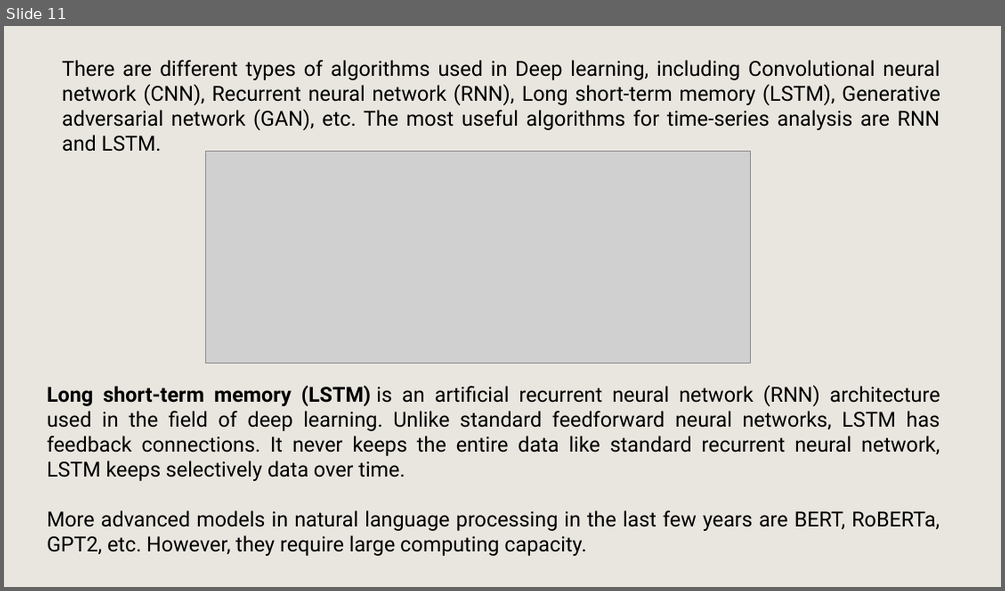
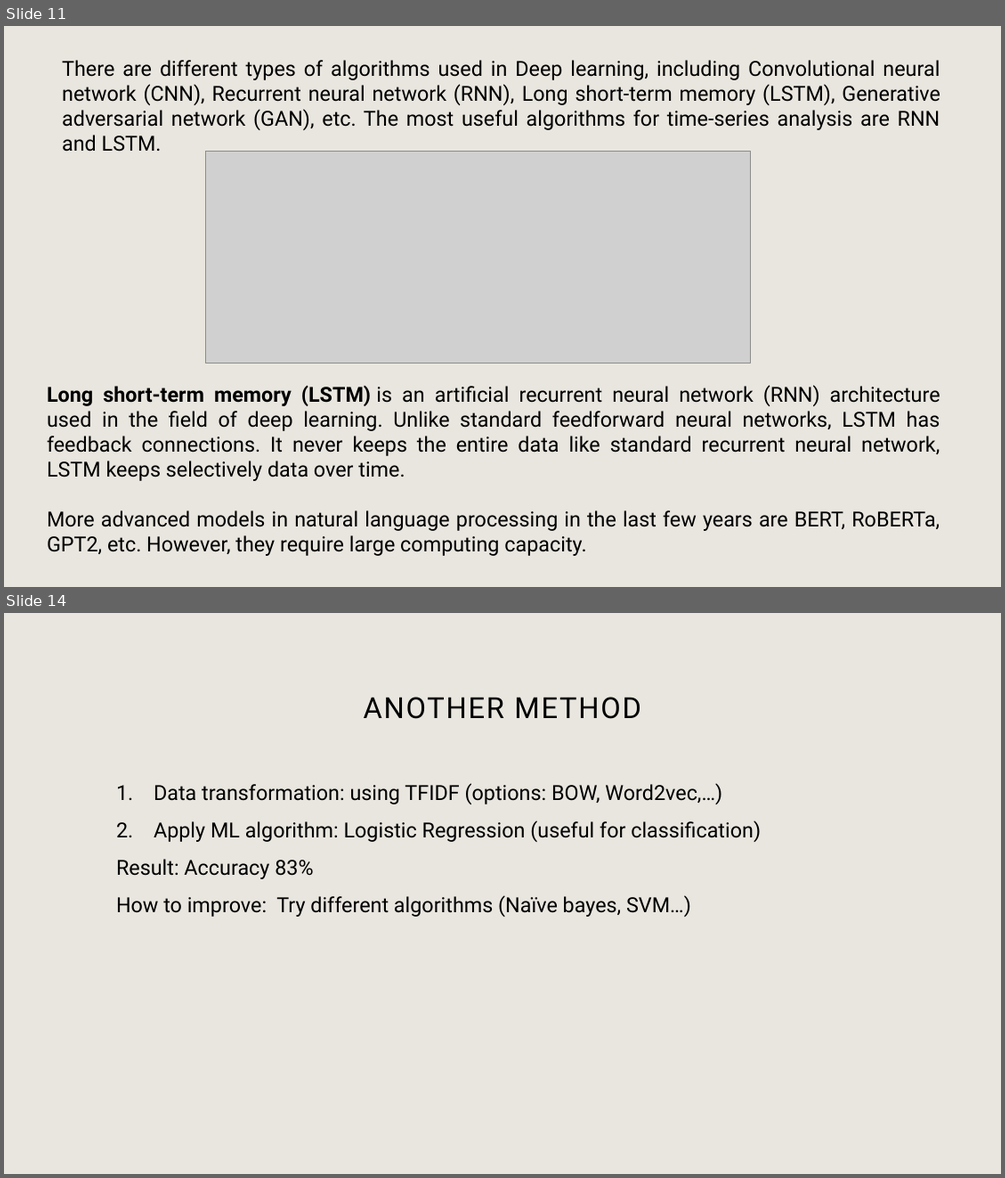
Before and after one commit to ngannk92/tweet_sentiment, a slide deck: tweet sentiment.pptx. Shown one above the other, each under a label of ours: slide 11 before the commit, slides 11 and 14 after it; the slides between them are not shown. The pictures are 1005x591 and 1005x1178 pixels, drawn with LibreOffice and Linux fonts; fonts in the diff are those of the drawing; grey boxes stand for pictures. Boxes give left, top, right and bottom in pixels: in the first picture for what was removed or moved away, otherwise in the second. Text is boxed around its words. In the diff, an @@ line names an element or a change of style, - is before the commit and + after.

```diff
--- a/tweet sentiment.pptx
+++ b/tweet sentiment.pptx
@@ slide 14 added at [4,613,1001,1174], background #E9E6DF @@
@@ title added at [364,697,641,719], 28 pt, text #000000 @@
+ANOTHER METHOD
@@ text added at [116,783,760,916], 20 pt, text #000000 @@
+1. Data transformation: using TFIDF (options: BOW, Word2vec,…)
+2. Apply ML algorithm: Logistic Regression (useful for classification)
+Result: Accuracy 83%
+How to improve: Try different algorithms (Naïve bayes, SVM…)
```
Also in this commit, not shown: 4 slides changed.
